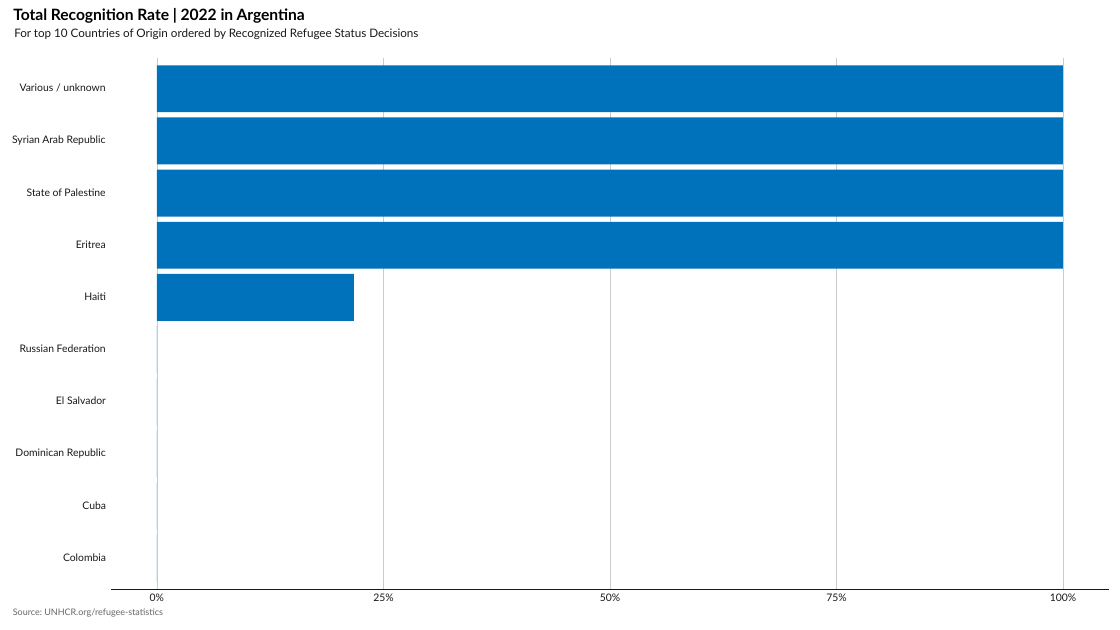
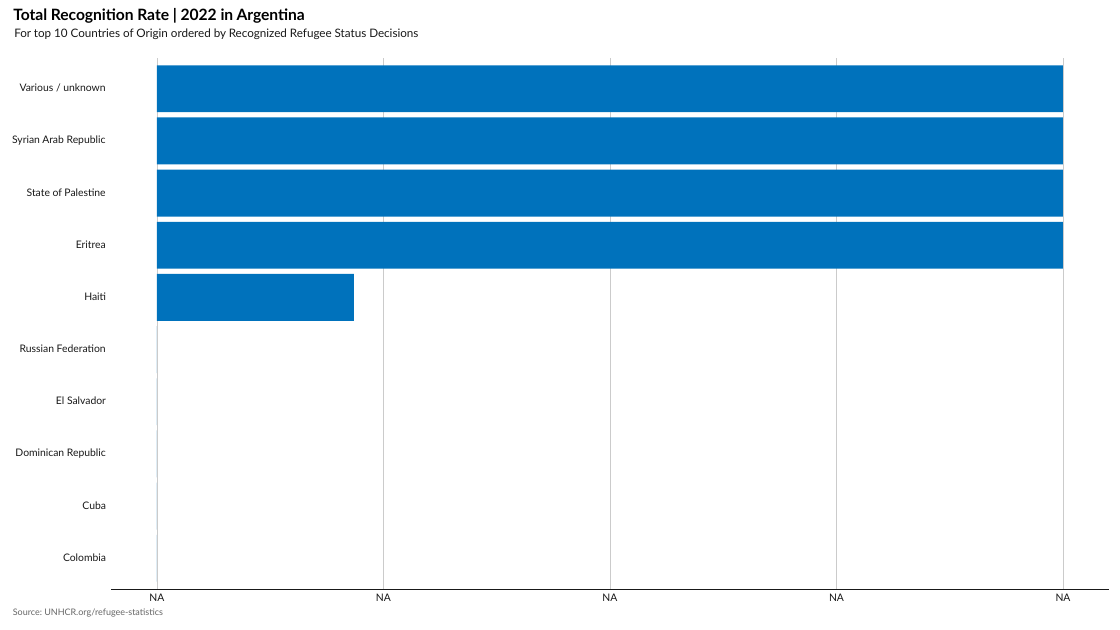
Before and after one commit to Edouard-Legoupil/unhcrdatapackage, a slide deck: slide 12 of inst/rmarkdown/templates/country_prez/skeleton/skeleton.pptx (slide 11 before the commit). Drawn at 1120x630 pixels with LibreOffice and Linux fonts; fonts in the diff are those of the drawing; background and template pictures are left out. Boxes give left, top, right and bottom in pixels: in the first picture for what was removed or moved away, otherwise in the second. Text is boxed around its words. In the diff, an @@ line names an element or a change of style, - is before the commit and + after.

```diff
--- a/inst/rmarkdown/templates/country_prez/skeleton/skeleton.pptx
+++ b/inst/rmarkdown/templates/country_prez/skeleton/skeleton.pptx
@@ text at [149,593,164,601]: text changed @@
-0%
+NA
@@ text at [376,593,391,601]: text changed @@
-25%
+NA
@@ text at [602,593,617,601]: text changed @@
-50%
+NA
@@ text at [829,593,844,601]: text changed @@
-75%
+NA
@@ text at [1056,593,1071,601]: text changed @@
-100%
+NA
```
Also in this commit, not shown: 7 other slides changed, 4 slides added, 1 slide removed, 30 other files.
